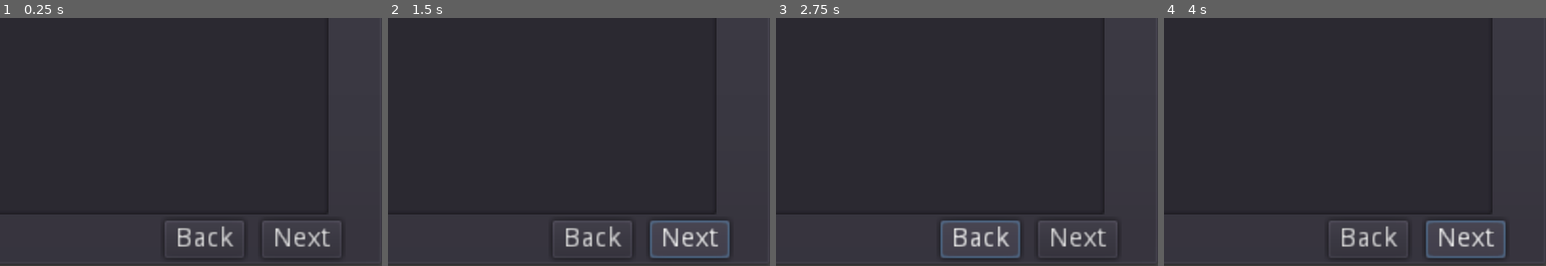
Above: before the commit, frames 1-4 (left to right).
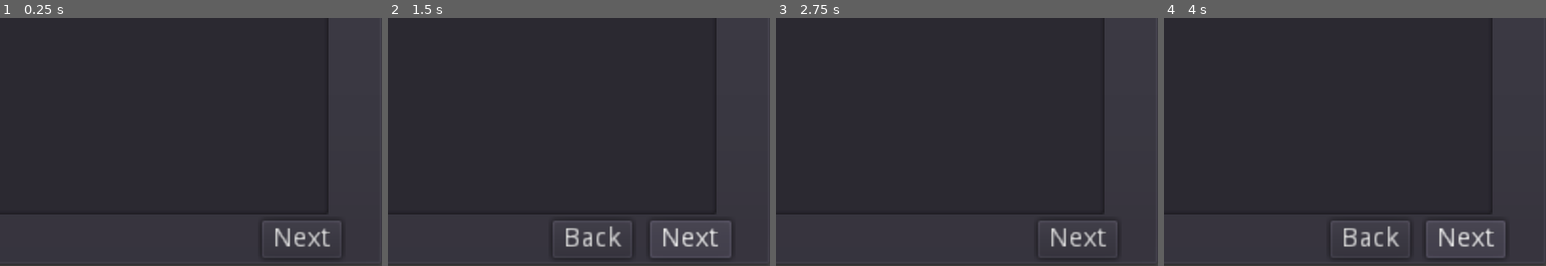
Above: after the commit, the same moments.

Repository: layonthehorn/Wasteland_clone
Game: Godot game, scene res://Menus/CharacterCreationScreen.tscn
Same seed, same stepped clock (60 frames per second), same inputs: the game is played once before the commit and once after it. Before the commit the project starts from res://Menus/charactercreation.tscn.
Inputs (mouse positions are % of the whole screen's width and height, from its top left):
- Up to frame 1 (0.25 s): no input
- Up to frame 2 (1.5 s): click (77, 95) at 0.5 s, where only the run before the commit has a clickable "Back"; click "Next" at 1.25 s
- Up to frame 3 (2.75 s): click "Back" at 2 s
- Up to frame 4 (4 s): click "Next" at 2.75 s; click "Next" at 3.5 s
The pictures show only the part of the screen within x 50-100%, y 50-100%; the shares and areas given below are measured in that part.

The runs differ from the first frame. In frame 1, 0.7% of the frame differs, in the area x 43-64%, y 81-93%; in frame 2, 0.4%; in frame 3, 1.3%, in the area x 43-64%, y 81-97%; in frame 4, 1.0%.

Commit message:
Added a creation screen to support 4 at once

Diff:
--- a/Classes/CharacterObject.gd
+++ b/Classes/CharacterObject.gd
@@ -195,10 +195,5 @@
 	else:
 		return BASE_SKILL_POINTS_LEVEL
 
-func _init(char_name, char_race, stat_dictionary = null, skill_dictionary = null):
-
-	self.race = char_race
-	self.stat_dict = stat_dictionary
-	self.skill_dict = skill_dictionary
-	self.name = char_name
-	update_max_health()
+func _init():
+	pass
--- a/Classes/SquadSingleton.gd
+++ b/Classes/SquadSingleton.gd
@@ -1,3 +1,4 @@
 extends Node
 
-var squad_list = []
+var squad_list = [CharacterObject.new(), CharacterObject.new()
+, CharacterObject.new(), CharacterObject.new()]
--- /dev/null
+++ b/Menus/CharacterCreationScreen.gd
@@ -0,0 +1,33 @@
+extends Node
+
+onready var squad_one = $"SquadOne"
+onready var squad_two = $"SquadTwo"
+onready var squad_three = $"SquadThree"
+onready var squad_four = $"SquadFour"
+
+
+func _on_ToSquadTwo_pressed():
+	squad_one.visible = false
+	squad_two.visible = true
+	squad_three.visible = false
+	squad_four.visible = false
+
+func _on_ToSquadOne_pressed():
+	squad_one.visible = true
+	squad_two.visible = false
+	squad_three.visible = false
+	squad_four.visible = false
+
+
+func _on_ToSquadThree_pressed():
+	squad_one.visible = false
+	squad_two.visible = false
+	squad_three.visible = true
+	squad_four.visible = false
+
+
+func _on_ToSquadFour_pressed():
+	squad_one.visible = false
+	squad_two.visible = false
+	squad_three.visible = false
+	squad_four.visible = true
--- /dev/null
+++ b/Menus/CharacterCreationScreen.tscn
@@ -0,0 +1,72 @@
+[gd_scene load_steps=3 format=2]
+
+[ext_resource path="res://Menus/charactercreation.tscn" type="PackedScene" id=1]
+[ext_resource path="res://Menus/CharacterCreationScreen.gd" type="Script" id=2]
+
+[node name="Node" type="Node"]
+script = ExtResource( 2 )
+
+[node name="SquadOne" parent="." instance=ExtResource( 1 )]
+
+[node name="ToSquadTwo" type="Button" parent="SquadOne"]
+margin_left = 337.0
+margin_top = 236.0
+margin_right = 379.0
+margin_bottom = 256.0
+text = "Next"
+
+[node name="SquadTwo" parent="." instance=ExtResource( 1 )]
+visible = false
+
+[node name="ToSquadOne" type="Button" parent="SquadTwo"]
+margin_left = 286.405
+margin_top = 235.595
+margin_right = 327.405
+margin_bottom = 255.595
+text = "Back"
+__meta__ = {
+"_edit_use_anchors_": false
+}
+
+[node name="ToSquadThree" type="Button" parent="SquadTwo"]
+margin_left = 337.0
+margin_top = 236.0
+margin_right = 380.0
+margin_bottom = 256.0
+text = "Next"
+
+[node name="SquadThree" parent="." instance=ExtResource( 1 )]
+visible = false
+
+[node name="ToSquadTwo" type="Button" parent="SquadThree"]
+margin_left = 286.58
+margin_top = 236.0
+margin_right = 327.58
+margin_bottom = 256.0
+text = "Back"
+__meta__ = {
+"_edit_use_anchors_": false
+}
+
+[node name="ToSquadFour" type="Button" parent="SquadThree"]
+margin_left = 337.0
+margin_top = 236.0
+margin_right = 379.0
+margin_bottom = 256.0
+text = "Next"
+
+[node name="SquadFour" parent="." instance=ExtResource( 1 )]
+visible = false
+
+[node name="ToSquadThree" type="Button" parent="SquadFour"]
+margin_left = 286.0
+margin_top = 236.0
+margin_right = 328.0
+margin_bottom = 256.0
+text = "Back"
+[connection signal="pressed" from="SquadOne/ToSquadTwo" to="." method="_on_ToSquadTwo_pressed"]
+[connection signal="pressed" from="SquadTwo/ToSquadOne" to="." method="_on_ToSquadOne_pressed"]
+[connection signal="pressed" from="SquadTwo/ToSquadThree" to="." method="_on_ToSquadThree_pressed"]
+[connection signal="pressed" from="SquadThree/ToSquadTwo" to="." method="_on_ToSquadTwo_pressed"]
+[connection signal="pressed" from="SquadThree/ToSquadFour" to="." method="_on_ToSquadFour_pressed"]
+[connection signal="pressed" from="SquadFour/ToSquadThree" to="." method="_on_ToSquadThree_pressed"]
--- a/Menus/charactercreation.gd
+++ b/Menus/charactercreation.gd
@@ -10,6 +10,7 @@
 var age:= "20"
 var f_name:= ""
 var l_name:= ""
+onready var squad = SquadSingleton
 
 # attribute handling variables
 var total_stat_points:= 7 + 14
--- a/Menus/charactercreation.tscn
+++ b/Menus/charactercreation.tscn
@@ -19,7 +19,6 @@
 }
 
 [node name="Info" type="Tabs" parent="TabContainer"]
-visible = false
 anchor_right = 1.0
 anchor_bottom = 1.0
 margin_left = 4.0
@@ -108,6 +107,7 @@
 }
 
 [node name="next" type="Button" parent="TabContainer/Info"]
+visible = false
 margin_left = 332.575
 margin_top = 203.918
 margin_right = 374.575
@@ -118,6 +118,7 @@
 }
 
 [node name="back" type="Button" parent="TabContainer/Info"]
+visible = false
 margin_left = 281.701
 margin_top = 203.918
 margin_right = 323.701
@@ -364,6 +365,7 @@
 }
 
 [node name="next" type="Button" parent="TabContainer/Attributes"]
+visible = false
 margin_left = 334.677
 margin_top = 192.986
 margin_right = 376.677
@@ -374,6 +376,7 @@
 }
 
 [node name="back" type="Button" parent="TabContainer/Attributes"]
+visible = false
 margin_left = 270.769
 margin_top = 192.566
 margin_right = 312.769
@@ -384,6 +387,7 @@
 }
 
 [node name="Skills" type="Tabs" parent="TabContainer"]
+visible = false
 anchor_right = 1.0
 anchor_bottom = 1.0
 margin_left = 4.0
@@ -954,6 +958,7 @@
 text = "+"
 
 [node name="next" type="Button" parent="TabContainer/Skills"]
+visible = false
 margin_left = 332.155
 margin_top = 199.293
 margin_right = 374.155
@@ -964,6 +969,7 @@
 }
 
 [node name="back" type="Button" parent="TabContainer/Skills"]
+visible = false
 margin_left = 273.292
 margin_top = 198.872
 margin_right = 315.292
--- a/Menus/inv.tscn
+++ b/Menus/inv.tscn
@@ -20,8 +20,8 @@
 anchor_bottom = 1.0
 margin_left = 4.0
 margin_top = 32.0
-margin_right = -355.0
-margin_bottom = -203.0
+margin_right = -4.0
+margin_bottom = -4.0
 tab_align = 0
 
 [node name="ItemList" type="ItemList" parent="TabContainer/Misc"]
@@ -35,12 +35,13 @@
 }
 
 [node name="Weapons" type="Tabs" parent="TabContainer"]
+visible = false
 anchor_right = 1.0
 anchor_bottom = 1.0
 margin_left = 4.0
 margin_top = 32.0
-margin_right = -355.0
-margin_bottom = -203.0
+margin_right = -4.0
+margin_bottom = -4.0
 tab_align = 0
 
 [node name="ItemList" type="ItemList" parent="TabContainer/Weapons"]
@@ -52,12 +53,13 @@
 }
 
 [node name="Armor" type="Tabs" parent="TabContainer"]
+visible = false
 anchor_right = 1.0
 anchor_bottom = 1.0
 margin_left = 4.0
 margin_top = 32.0
-margin_right = -355.0
-margin_bottom = -203.0
+margin_right = -4.0
+margin_bottom = -4.0
 
 [node name="ItemList" type="ItemList" parent="TabContainer/Armor"]
 margin_right = 386.0
--- a/project.godot
+++ b/project.godot
@@ -33,7 +33,7 @@
 [application]
 
 config/name="Wasteland_clone"
-run/main_scene="res://Menus/charactercreation.tscn"
+run/main_scene="res://Menus/CharacterCreationScreen.tscn"
 boot_splash/bg_color=Color( 0.141176, 0.141176, 0.141176, 1 )
 config/icon="res://icon.png"
 
